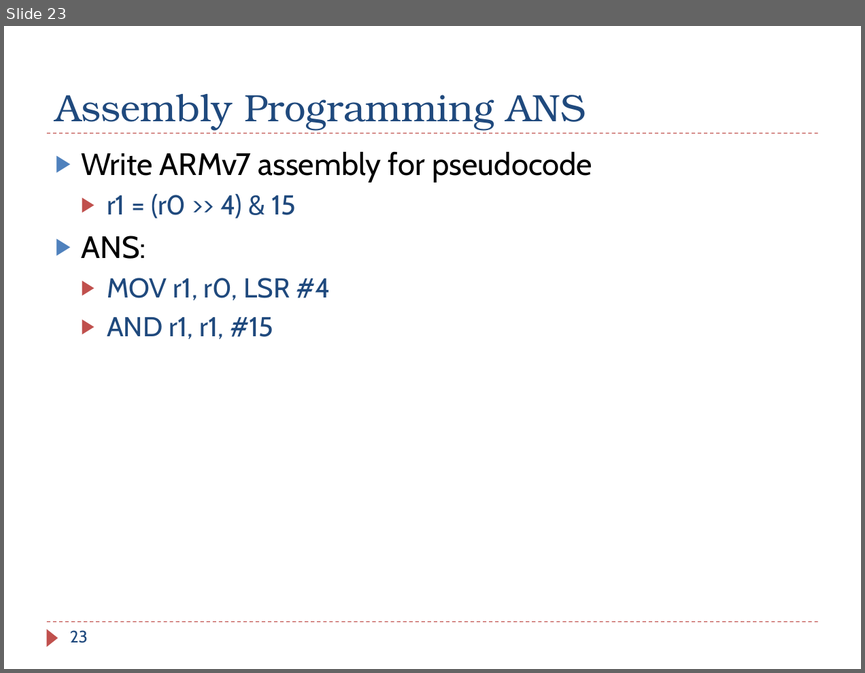
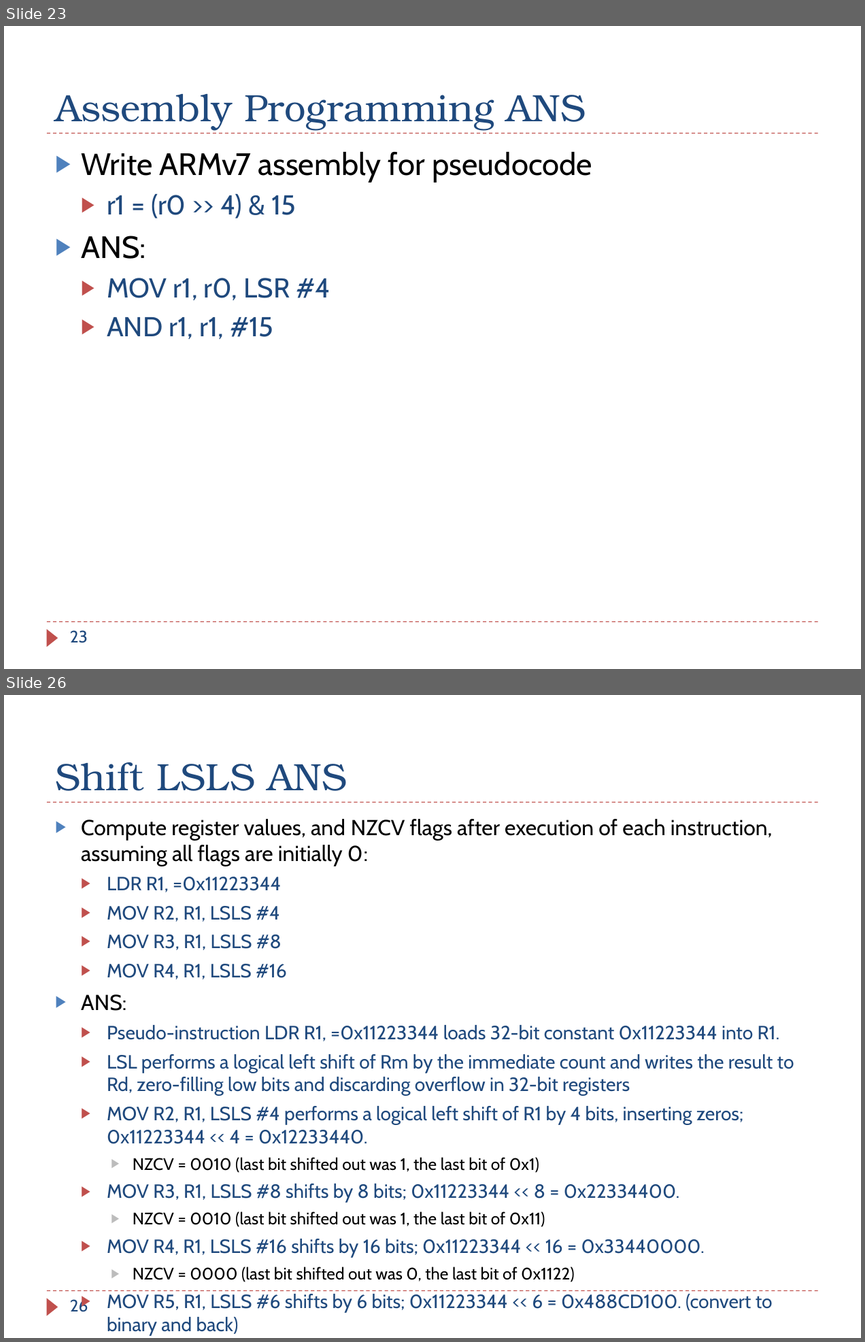
Before and after one commit to guhofstra/CSC111Fa25, a slide deck: PPTs/Ch4_ARM_Arithmetic_Logic_Exercises_ANS.pptx. Shown one above the other, each under a label of ours: slide 23 before the commit, slides 23 and 26 after it; the slides between them are not shown. The pictures are 865x673 and 865x1342 pixels, drawn with LibreOffice and Linux fonts; fonts in the diff are those of the drawing. Boxes give left, top, right and bottom in pixels: in the first picture for what was removed or moved away, otherwise in the second. Text is boxed around its words. In the diff, an @@ line names an element or a change of style, - is before the commit and + after.

```diff
--- a/PPTs/Ch4_ARM_Arithmetic_Logic_Exercises_ANS.pptx
+++ b/PPTs/Ch4_ARM_Arithmetic_Logic_Exercises_ANS.pptx
@@ slide 26 added at (x1=4, y1=695, x2=861, y2=1338), background #FFFFFF; not listed: 3 template elements that a slide beside it also shows @@
@@ title added at (x1=55, y1=762, x2=347, y2=791), 32 pt, text #1F497D @@
+Shift LSLS ANS
@@ text added at (x1=81, y1=819, x2=794, y2=1335), 16.1 pt, text #1F497D @@
+▶ Compute register values, and NZCV flags after execution of each instruction, assuming all flags are initially 0:
+  ▶ LDR R1, =0x11223344
+  ▶ MOV R2, R1, LSLS #4
+  ▶ MOV R3, R1, LSLS #8
+  ▶ MOV R4, R1, LSLS #16
+▶ ANS:
+  ▶ Pseudo-instruction LDR R1, =0x11223344 loads 32-bit constant 0x11223344 into R1.
+  ▶ LSL performs a logical left shift of Rm by the immediate count and writes the result to Rd, zero-filling low bits and discarding overflow in 32-bit registers
+  ▶ MOV R2, R1, LSLS #4 performs a logical left shift of R1 by 4 bits, inserting zeros; 0x11223344 << 4 = 0x12233440.
+    ▶ NZCV = 0010 (last bit shifted out was 1, the last bit of 0x1)
+  ▶ MOV R3, R1, LSLS #8 shifts by 8 bits; 0x11223344 << 8 = 0x22334400.
+    ▶ NZCV = 0010 (last bit shifted out was 1, the last bit of 0x11)
+  ▶ MOV R4, R1, LSLS #16 shifts by 16 bits; 0x11223344 << 16 = 0x33440000.
+    ▶ NZCV = 0000 (last bit shifted out was 0, the last bit of 0x1122)
+  ▶ MOV R5, R1, LSLS #6 shifts by 6 bits; 0x11223344 << 6 = 0x488CD100. (convert to binary and back)
+    ▶ NZCV = 0000 (last bit shifted out 0, the last bit of 000100)
@@ page number added at (x1=70, y1=1297, x2=88, y2=1312), 14 pt, text #1F497D @@
+26
```
Also in this commit, not shown: 14 slides changed, 1 other slide added, 6 other files.
